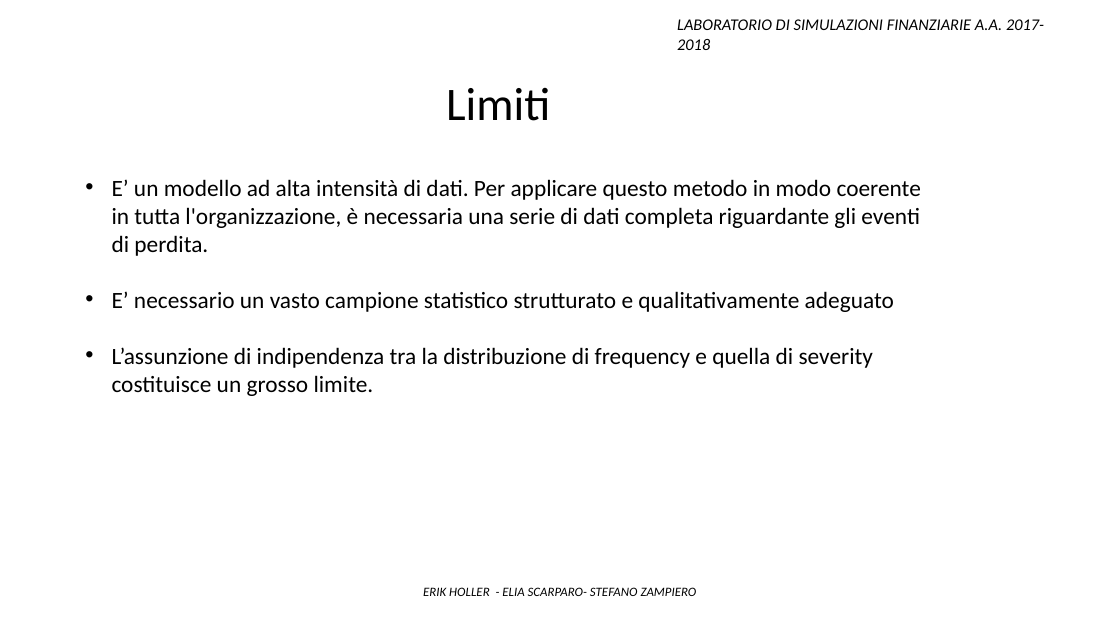
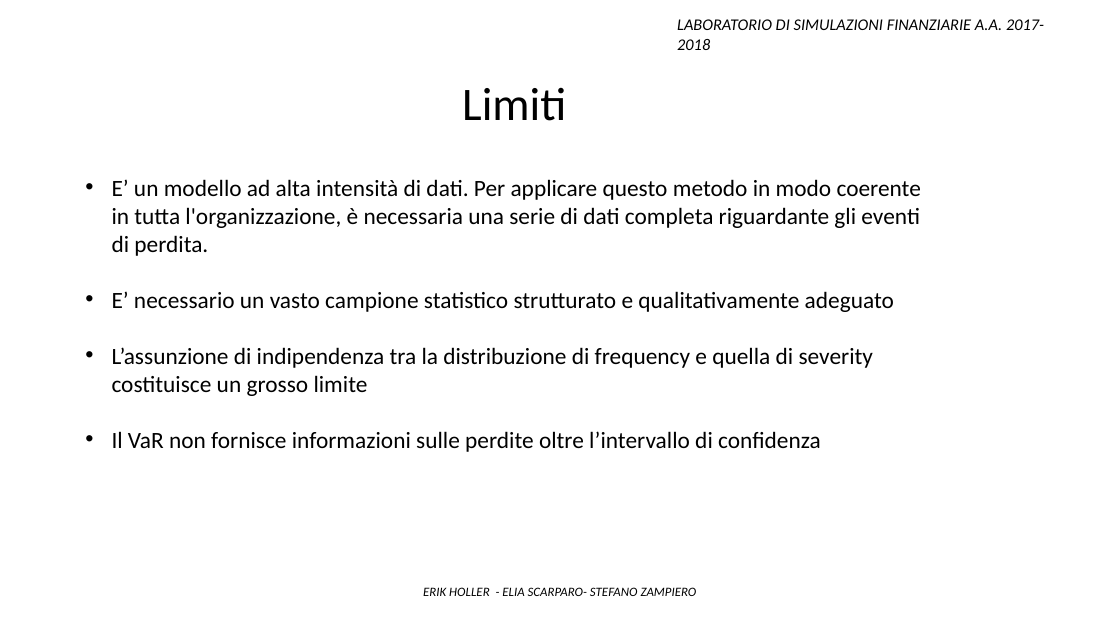
Before and after one commit to Stegirsanov/Laboratorio-di-simulazioni-finanziarie-project, a slide deck: slide 36 of Presentazione ppt/Presentazione_finale.pptx (slide 35 before the commit). Drawn at 1120x630 pixels with LibreOffice and Linux fonts; fonts in the diff are those of the drawing. Boxes give left, top, right and bottom in pixels: in the first picture for what was removed or moved away, otherwise in the second. Text is boxed around its words. In the diff, an @@ line names an element or a change of style, - is before the commit and + after.

```diff
--- a/Presentazione ppt/Presentazione_finale.pptx
+++ b/Presentazione ppt/Presentazione_finale.pptx
@@ text "Limiti": place and size @@
-text "Limiti" at bbox=[446, 87, 550, 121]
+text "Limiti" at bbox=[462, 87, 566, 121]
@@ text at bbox=[112, 347, 874, 452]: text changed @@
-• L’assunzione di indipendenza tra la distribuzione di frequency e quella di severity costituisce un grosso limite.
+• L’assunzione di indipendenza tra la distribuzione di frequency e quella di severity costituisce un grosso limite
+• Il VaR non fornisce informazioni sulle perdite oltre l’intervallo di confidenza
```
Also in this commit, not shown: 12 other slides changed, 3 slides added, 1 other file.
